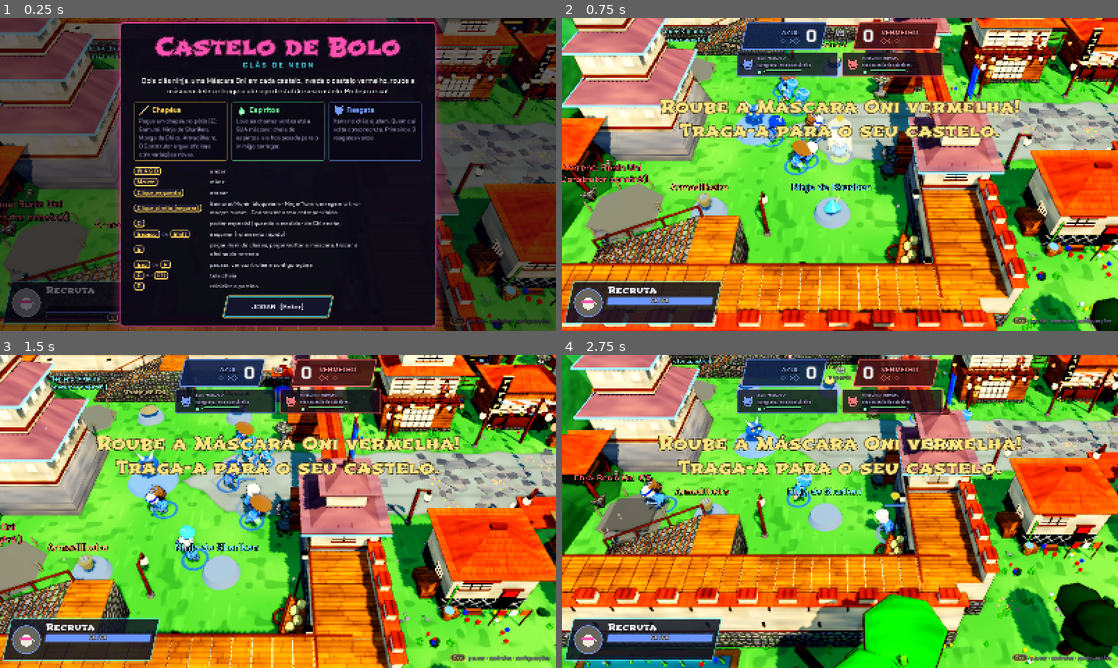
Above: before the commit, frames 1-4 (two rows, left to right).
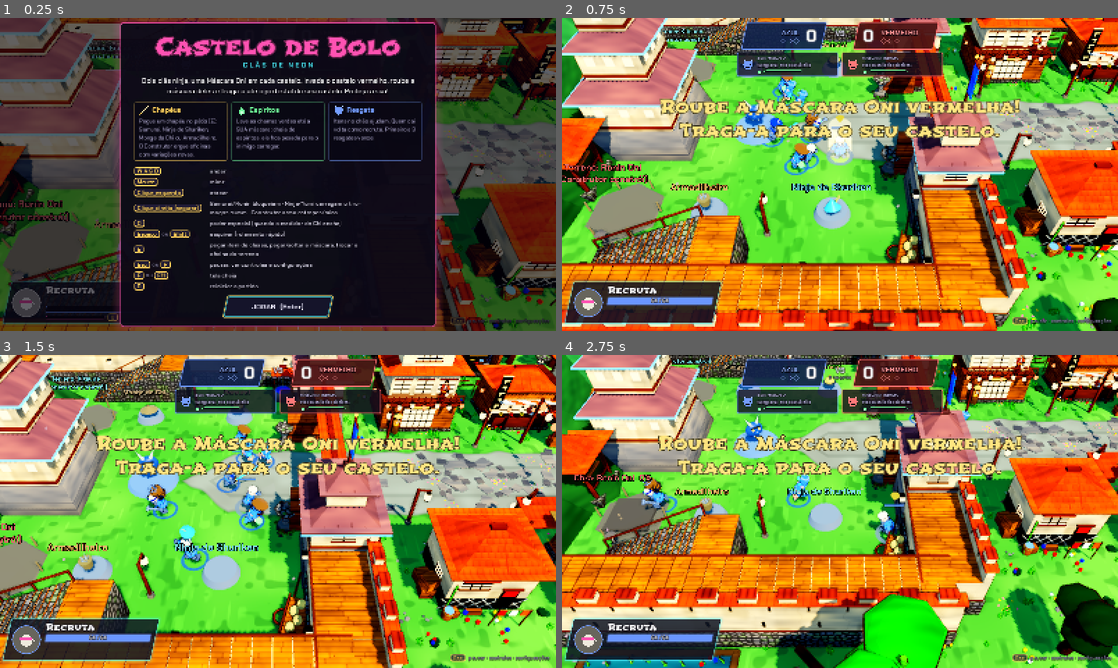
Above: after the commit, the same moments.

Repository: julioraicher/castelo-de-bolo
Game: Godot game, scene res://scenes/main.tscn
Same seed, same stepped clock (60 frames per second), same inputs: the game is played once before the commit and once after it.
Inputs (mouse positions are in pixels of both pictures, inside the frame that each line leads up to):
- Up to frame 1 (0.25 s): no input
- Up to frame 2 (0.75 s): click "JOGAR (Enter)" at 0.5 s
- Up to frame 3 (1.5 s): tap Enter (ui_accept) at 1.25 s; move the mouse to (400, 495) at 1.27 s; press the mouse at (400, 495) at 1.28 s; hold D (move_right) from 1.28 s (still down)
- Up to frame 4 (2.75 s): tap Enter (ui_accept) at 1.52, 2.27 s; move the mouse to (728, 527) at 2.02 s; release D (move_right) at 2.03 s; release the mouse at (728, 527) at 2.03 s; hold S (move_down) from 2.03 s (still down); tap Space (dodge) at 2.1 s

The runs differ from the first frame. In frame 2, 0.8% of the frame differs, in the area x 36-52%, y 18-49%; in frame 3, 1.1%, in the area x 26-50%, y 20-67%; in frame 4, 0.6%.

Commit message:
Ciclo 2.2 Visual, rodada 3 (branch): ninjas com ~3,5 cabeças e marcas que acendem com o poder
- Cabeça 0,58, mãos e pés 1,3, pernas +20% (ClassStats.escala_extremidades, EscalaOssos aceita Vector3 e sobe o quadril)
- toon_time: marcas desenhadas na pose de repouso (CUSTOM0), apagadas sem carga, acesas carregando, selos e olhos brilhando quando pronto
- tools/prancha_poder.gd: prancha antes/vazio/carregando/pronto

Co-Authored-By: Claude Opus 5.5 <noreply@anthropic.com>
Claude-Session: https://claude.ai/code/session_01Vq9a22Cdpr2ZqA1CUrFBQz

Diff:
--- a/assets/shaders/toon_time.gdshader
+++ b/assets/shaders/toon_time.gdshader
@@ -14,6 +14,36 @@
 // puxa para a cor do poder e pulsa quando está pronto.
 instance uniform float poder_carga = 0.0;
 instance uniform vec4 cor_poder : source_color = vec4(1.0, 0.75, 0.3, 1.0);
+// Marcas de poder (Ciclo 2.2): selos desenhados na pose de repouso (CUSTOM0,
+// gravada por NinjaVisual), então ficam grudados no corpo durante a animação.
+// Apagados = traço de tinta fraco; acendem com a carga e pulsam quando pronto.
+// Anéis a cada ~15 cm em braços e pernas e faixas no tronco: maiores que ~2 px na
+// tela a 60-100 px de boneco (Nyquist), e quebrados em "letras" pelo ângulo.
+uniform bool usar_marcas = false;
+uniform float tinta_marcas = 0.25;
+
+varying vec3 v_repouso;
+varying float v_tem_repouso;
+
+void vertex() {
+	v_repouso = CUSTOM0.xyz;
+	v_tem_repouso = CUSTOM0.w;
+}
+
+float marcas(vec3 p) {
+	// Braço em T na pose de repouso: anéis ao longo de x; resto: ao longo de y.
+	bool braco = abs(p.x) > 0.3 && p.y > 0.85;
+	float eixo = braco ? abs(p.x) : p.y;
+	vec2 volta = braco ? p.yz : p.xz;
+	float ang = atan(volta.y, volta.x) / 6.2832 + 0.5;
+	float anel = abs(fract(eixo / 0.15 + 0.2 * sin(ang * 12.566)) - 0.5);
+	float traco = 1.0 - smoothstep(0.06, 0.12, anel);
+	float letra = step(0.5, fract(ang * 4.0 + floor(eixo / 0.15) * 0.37));
+	// Só no meio dos membros e do tronco (nem cabeça, nem mãos, nem pés).
+	float zona = braco ? step(0.4, abs(p.x)) * step(abs(p.x), 0.85)
+			: step(0.2, p.y) * step(p.y, 1.05) * (1.0 - step(0.45, abs(p.x)) * step(0.85, p.y));
+	return traco * letra * zona;
+}
 
 void fragment() {
 	vec3 c;
@@ -38,11 +68,21 @@
 			c = cor_time.rgb * (0.25 + 1.0 * lum);  // roupa
 		}
 	}
+	float pronto = step(0.999, poder_carga) * (0.6 + 0.4 * sin(TIME * 7.0));
+	float m = (usar_marcas && v_tem_repouso > 0.5) ? marcas(v_repouso) : 0.0;
+	c *= 1.0 - m * tinta_marcas * (1.0 - poder_carga);
 	ALBEDO = c;
 	float fres = pow(1.0 - clamp(dot(NORMAL, VIEW), 0.0, 1.0), 3.0);
-	float pronto = step(0.999, poder_carga) * (0.6 + 0.4 * sin(TIME * 7.0));
 	vec3 aura = mix(cor_time.rgb, cor_poder.rgb, poder_carga);
 	EMISSION = aura * fres * (aro + 1.8 * poder_carga * poder_carga + 1.6 * pronto);
+	// Selos acendendo: começam a aparecer com 15% de carga, cheios em 100%.
+	float acende = smoothstep(0.15, 1.0, poder_carga);
+	EMISSION += cor_poder.rgb * m * (2.2 * acende + 1.8 * pronto);
+	// Olhos (traço escuro da textura) brilham com o poder quase cheio.
+	if (!usar_cor_vertice && !usar_cor_fixa) {
+		float olho = 1.0 - step(0.13, dot(sqrt(texture(textura, UV).rgb), vec3(0.299, 0.587, 0.114)));
+		EMISSION += cor_poder.rgb * olho * (3.0 * smoothstep(0.7, 1.0, poder_carga) + 2.0 * pronto);
+	}
 }
 
 void light() {
--- a/config/classes/arqueiro.tres
+++ b/config/classes/arqueiro.tres
@@ -12,7 +12,8 @@
 hat_color = Color(0.3, 0.95, 1, 1)
 hat_style = "capuz"
 estilo_ninja = "_ninja"
-escala_cabeca = 0.8
+escala_cabeca = 0.58
+escala_extremidades = 1.3
 max_hp = 80.0
 move_speed = 6.9
 attack_kind = "ranged"
--- a/config/classes/arqueiro_yumi.tres
+++ b/config/classes/arqueiro_yumi.tres
@@ -12,7 +12,8 @@
 hat_color = Color(0.6, 0.4, 0.2, 1)
 hat_style = "hachimaki"
 estilo_ninja = "_arqueiro_yumi"
-escala_cabeca = 0.8
+escala_cabeca = 0.58
+escala_extremidades = 1.3
 max_hp = 75.0
 attack_kind = "ranged"
 damage = 17.0
--- a/config/classes/bombas_fumaca.tres
+++ b/config/classes/bombas_fumaca.tres
@@ -12,7 +12,8 @@
 hat_color = Color(0.7, 0.7, 0.85, 1)
 hat_style = "capuz"
 estilo_ninja = "_fumaca"
-escala_cabeca = 0.8
+escala_cabeca = 0.58
+escala_extremidades = 1.3
 max_hp = 85.0
 move_speed = 6.6
 attack_kind = "ranged"
--- a/config/classes/carpinteiro.tres
+++ b/config/classes/carpinteiro.tres
@@ -12,7 +12,8 @@
 hat_color = Color(0.85, 0.65, 0.4, 1)
 hat_style = "hachimaki"
 estilo_ninja = "_carpinteiro"
-escala_cabeca = 0.8
+escala_cabeca = 0.58
+escala_extremidades = 1.3
 max_hp = 110.0
 move_speed = 6.7
 damage = 13.0
--- a/config/classes/construtor.tres
+++ b/config/classes/construtor.tres
@@ -12,7 +12,8 @@
 hat_color = Color(1, 0.6, 0.2, 1)
 hat_style = "cesto"
 estilo_ninja = "_armadilheiro"
-escala_cabeca = 0.8
+escala_cabeca = 0.58
+escala_extremidades = 1.3
 max_hp = 100.0
 move_speed = 6.6
 damage = 12.0
--- a/config/classes/guerreiro.tres
+++ b/config/classes/guerreiro.tres
@@ -12,7 +12,8 @@
 hat_color = Color(1, 0.78, 0.3, 1)
 hat_style = "kabuto"
 estilo_ninja = "_samurai"
-escala_cabeca = 0.8
+escala_cabeca = 0.58
+escala_extremidades = 1.3
 max_hp = 140.0
 move_speed = 6.2
 damage = 22.0
--- a/config/classes/kitsune.tres
+++ b/config/classes/kitsune.tres
@@ -12,7 +12,8 @@
 hat_color = Color(0.3, 0.95, 1, 1)
 hat_style = "orelhas"
 estilo_ninja = "_kitsune"
-escala_cabeca = 0.8
+escala_cabeca = 0.58
+escala_extremidades = 1.3
 escala_modelo = 0.96
 max_hp = 80.0
 move_speed = 6.8
--- a/config/classes/lamina_dupla.tres
+++ b/config/classes/lamina_dupla.tres
@@ -12,7 +12,8 @@
 hat_color = Color(0.3, 0.95, 1, 1)
 hat_style = "faixa"
 estilo_ninja = "_lamina_dupla"
-escala_cabeca = 0.8
+escala_cabeca = 0.58
+escala_extremidades = 1.3
 escala_modelo = 0.97
 max_hp = 110.0
 move_speed = 7.2
--- a/config/classes/mestre_polvora.tres
+++ b/config/classes/mestre_polvora.tres
@@ -12,7 +12,8 @@
 hat_color = Color(1, 0.45, 0.08, 1)
 hat_style = "barril"
 estilo_ninja = "_polvora"
-escala_cabeca = 0.8
+escala_cabeca = 0.58
+escala_extremidades = 1.3
 max_hp = 100.0
 move_speed = 6.4
 damage = 12.0
--- a/config/classes/monge.tres
+++ b/config/classes/monge.tres
@@ -12,7 +12,8 @@
 hat_color = Color(0.62, 0.46, 0.24, 1)
 hat_style = "kasa"
 estilo_ninja = "_monge"
-escala_cabeca = 0.8
+escala_cabeca = 0.58
+escala_extremidades = 1.3
 max_hp = 90.0
 move_speed = 6.4
 attack_kind = "healer"
--- a/config/classes/onmyoji.tres
+++ b/config/classes/onmyoji.tres
@@ -12,7 +12,8 @@
 hat_color = Color(0.9, 0.95, 1, 1)
 hat_style = "eboshi"
 estilo_ninja = "_onmyoji"
-escala_cabeca = 0.8
+escala_cabeca = 0.58
+escala_extremidades = 1.3
 max_hp = 85.0
 move_speed = 6.3
 attack_kind = "healer"
--- a/config/classes/recruta.tres
+++ b/config/classes/recruta.tres
@@ -9,7 +9,8 @@
 visible_meshes = PackedStringArray("Barbarian_ArmLeft", "Barbarian_ArmRight", "Barbarian_Body", "Barbarian_Head", "Barbarian_LegLeft", "Barbarian_LegRight")
 hat_color = Color(0.9, 0.88, 0.8, 1)
 estilo_ninja = "_recruta"
-escala_cabeca = 0.8
+escala_cabeca = 0.58
+escala_extremidades = 1.3
 move_speed = 7.0
 damage = 7.0
 attack_range = 2.3
--- a/config/classes/ronin_oni.tres
+++ b/config/classes/ronin_oni.tres
@@ -12,7 +12,8 @@
 hat_color = Color(0.85, 0.12, 0.12, 1)
 hat_style = "mascara_oni"
 estilo_ninja = "_ronin_oni"
-escala_cabeca = 0.8
+escala_cabeca = 0.58
+escala_extremidades = 1.3
 escala_modelo = 1.08
 max_hp = 175.0
 move_speed = 5.8
--- a/scripts/actors/escala_ossos.gd
+++ b/scripts/actors/escala_ossos.gd
@@ -1,11 +1,16 @@
 class_name EscalaOssos
 extends SkeletonModifier3D
-## Muda a escala de alguns ossos depois da animação (ex.: cabeça menor).
-## Roda a cada quadro porque a animação reescreve a pose dos ossos.
+## Muda a escala de alguns ossos depois da animação (cabeça menor, mãos maiores,
+## pernas mais compridas). Roda a cada quadro porque a animação reescreve a pose.
+## Valor float = escala uniforme; Vector3 = escala por eixo do osso (y = ao longo
+## do osso no esqueleto KayKit). `subir_quadril` compensa pernas mais compridas
+## (senão os pés afundam no chão).
 
-## nome do osso -> escala uniforme
+## nome do osso -> float ou Vector3
 var escalas := {}
+var subir_quadril := 0.0
 var _idx := {}
+var _quadril := -1
 
 
 func _process_modification_with_delta(_delta: float) -> void:
@@ -14,7 +19,11 @@
 		return
 	if _idx.is_empty():
 		for nome in escalas:
-			_idx[sk.find_bone(nome)] = escalas[nome]
+			var v = escalas[nome]
+			_idx[sk.find_bone(nome)] = v if v is Vector3 else Vector3.ONE * float(v)
+		_quadril = sk.find_bone("hips")
 	for b in _idx:
 		if b >= 0:
-			sk.set_bone_pose_scale(b, Vector3.ONE * float(_idx[b]))
+			sk.set_bone_pose_scale(b, _idx[b])
+	if subir_quadril != 0.0 and _quadril >= 0:
+		sk.set_bone_pose_position(_quadril, sk.get_bone_pose_position(_quadril) + Vector3(0, subir_quadril, 0))
--- a/scripts/actors/ninja_visual.gd
+++ b/scripts/actors/ninja_visual.gd
@@ -35,7 +35,7 @@
 
 ## Aplica o visual no modelo já instanciado (filho de Unit/_visual).
 ## `corpo` são as malhas visíveis do corpo (já juntadas por Unit).
-static func aplicar(model: Node3D, corpo: Array[MeshInstance3D], estilo: String, time: Color, cabeca: float, contorno: bool) -> MeshInstance3D:
+static func aplicar(model: Node3D, corpo: Array[MeshInstance3D], estilo: String, time: Color, cabeca: float, contorno: bool, extremidades := 1.0) -> MeshInstance3D:
 	var sk: Skeleton3D = model.find_child("Skeleton3D", true, false)
 	if sk == null:
 		return null
@@ -44,12 +44,28 @@
 	var skin: Skin = null
 	for mi in corpo:
 		var tex := _textura(mi)
+		mi.mesh = _com_pose_de_repouso(mi.mesh)
 		mi.material_override = _material_corpo(tex, time, contorno)
 		if mi.skin and skin == null:
 			skin = mi.skin
-	if cabeca != 1.0:
+	if cabeca != 1.0 or extremidades != 1.0:
 		var mod := EscalaOssos.new()
 		mod.escalas = {"head": cabeca}
+		for osso in ["hand.l", "hand.r"]:
+			mod.escalas[osso] = extremidades
+		if cabeca < 0.8:
+			# Proporção ~3,5 cabeças (Ciclo 2.2): além da cabeça menor, pernas
+			# 20% mais compridas (coxa e canela no eixo do osso); o pé desfaz o
+			# esticão herdado e ganha o tamanho de `extremidades`.
+			var perna := 1.2
+			for lado in [".l", ".r"]:
+				mod.escalas["upperleg" + lado] = Vector3(1.0, perna, 1.0)
+				mod.escalas["lowerleg" + lado] = Vector3(1.0, perna, 1.0)
+				mod.escalas["foot" + lado] = Vector3(extremidades, extremidades / (perna * perna), extremidades)
+			mod.subir_quadril = (0.52 - 0.15) * (perna - 1.0)
+		else:
+			for osso in ["foot.l", "foot.r"]:
+				mod.escalas[osso] = extremidades
 		sk.add_child(mod)
 	if estilo == "" or skin == null:
 		return null
@@ -71,6 +87,37 @@
 	return pecas
 
 
+static var _repouso_cache := {}   # Mesh -> Mesh com CUSTOM0
+
+
+## Copia a malha guardando a posição de repouso de cada vértice em CUSTOM0.
+## As marcas de poder (toon_time.gdshader) são desenhadas nessa posição, então
+## ficam grudadas no corpo quando o boneco anima (em VERTEX elas "nadariam").
+static func _com_pose_de_repouso(mesh: Mesh) -> Mesh:
+	if mesh == null or not mesh is ArrayMesh:
+		return mesh
+	if _repouso_cache.has(mesh):
+		return _repouso_cache[mesh]
+	var novo := ArrayMesh.new()
+	for s in mesh.get_surface_count():
+		var arr := mesh.surface_get_arrays(s)
+		var vs: PackedVector3Array = arr[Mesh.ARRAY_VERTEX]
+		var c0 := PackedFloat32Array()
+		c0.resize(vs.size() * 4)
+		for i in vs.size():
+			c0[i * 4] = vs[i].x
+			c0[i * 4 + 1] = vs[i].y
+			c0[i * 4 + 2] = vs[i].z
+			c0[i * 4 + 3] = 1.0
+		arr[Mesh.ARRAY_CUSTOM0] = c0
+		var flags: int = mesh.surface_get_format(s) & Mesh.ARRAY_FLAG_USE_8_BONE_WEIGHTS
+		flags |= Mesh.ARRAY_CUSTOM_RGBA_FLOAT << Mesh.ARRAY_FORMAT_CUSTOM0_SHIFT
+		novo.add_surface_from_arrays(mesh.surface_get_primitive_type(s), arr, [], {}, flags)
+		novo.surface_set_material(s, mesh.surface_get_material(s))
+	_repouso_cache[mesh] = novo
+	return novo
+
+
 static func _textura(mi: MeshInstance3D) -> Texture2D:
 	var m := mi.mesh.surface_get_material(0) if mi.mesh else null
 	if m is StandardMaterial3D:
@@ -89,6 +136,7 @@
 		m.shader = TOON
 		m.set_shader_parameter("textura", tex)
 		m.set_shader_parameter("cor_time", time)
+		m.set_shader_parameter("usar_marcas", true)
 		if contorno:
 			m.next_pass = _contorno()
 		_corpo_cache[key] = m
--- a/scripts/actors/unit.gd
+++ b/scripts/actors/unit.gd
@@ -185,7 +185,7 @@
 				mi.material_override = mat
 	_merge_body_parts()
 	if stats.estilo_ninja != "" or stats.escala_cabeca != 1.0:
-		var pecas := NinjaVisual.aplicar(_model, _meshes, stats.estilo_ninja, Config.team_color(team), stats.escala_cabeca, Settings.quality >= 2)
+		var pecas := NinjaVisual.aplicar(_model, _meshes, stats.estilo_ninja, Config.team_color(team), stats.escala_cabeca, Settings.quality >= 2, stats.escala_extremidades)
 		if pecas:
 			_meshes.append(pecas)
 	_model.scale = Vector3.ONE * stats.escala_modelo
--- a/scripts/data/class_stats.gd
+++ b/scripts/data/class_stats.gd
@@ -23,6 +23,8 @@
 @export var estilo_ninja := ""
 ## Escala da cabeça (1 = KayKit original; menor = proporção mais realista).
 @export var escala_cabeca := 1.0
+## Escala de mãos e pés (golpe e passo leem de longe; Ciclo 2.2).
+@export var escala_extremidades := 1.0
 ## Escala do boneco inteiro (Ronin maior, Kitsune mais miúda).
 @export var escala_modelo := 1.0
 ## Multiplicador da animação exagerada desta classe (GameConfig.exagero_animacao).
--- a/tools/gerar_classes.gd
+++ b/tools/gerar_classes.gd
@@ -12,7 +12,8 @@
 	"Barbarian": ["Barbarian_ArmLeft", "Barbarian_ArmRight", "Barbarian_Body", "Barbarian_Head", "Barbarian_LegLeft", "Barbarian_LegRight"],
 }
 
-const CABECA := 0.8
+const CABECA := 0.58
+const EXTREMIDADES := 1.3
 
 ## arquivo -> campos. "glb" escolhe o corpo; o resto vai direto para ClassStats.
 var CLASSES := {
@@ -100,6 +101,7 @@
 		var novo: Resource = script.new()  # começa do padrão para não herdar campos velhos
 		novo.id = StringName(nome)
 		novo.escala_cabeca = CABECA
+		novo.escala_extremidades = EXTREMIDADES
 		novo.model = load("res://assets/characters/%s.glb" % d.glb)
 		novo.visible_meshes = PackedStringArray(CORPO[d.glb])
 		for k in d:
--- /dev/null
+++ b/tools/prancha_poder.gd
@@ -0,0 +1,94 @@
+extends SceneTree
+## Prancha da rodada 3 do Ciclo 2.2: proporção nova (~3,5 cabeças, mãos e pés
+## maiores) e marcas de poder acendendo com o medidor. Colunas: antes (cabeça
+## 0,8), carga 0, carga 0,6 e pronto (1,0). Fileiras: as classes pedidas.
+##   xvfb-run -a -s "-screen 0 1600x900x24" godot --path . --rendering-driver opengl3 \
+##     --rendering-method gl_compatibility --audio-driver Dummy -s tools/prancha_poder.gd -- SAIDA.png [classes]
+
+const AZUL := Color(0.16, 0.45, 1.0)
+const COLUNAS := [["antes", 0.0], ["apagado", 0.0], ["carregando", 0.6], ["pronto", 1.0]]
+
+var classes := ["guerreiro", "arqueiro", "monge", "construtor"]
+var cena: Node3D
+
+
+func _init() -> void:
+	_rodar.call_deferred()
+
+
+func _rodar() -> void:
+	var args := OS.get_cmdline_user_args()
+	var saida: String = args[0]
+	if args.size() > 1:
+		classes = Array(args[1].split(","))
+	root.size = Vector2i(1600, 900)
+	cena = Node3D.new()
+	root.add_child(cena)
+	_ambiente()
+	for f in classes.size():
+		var cls: Resource = load("res://config/classes/%s.tres" % classes[f])
+		for c in COLUNAS.size():
+			var antes: bool = COLUNAS[c][0] == "antes"
+			var b := _boneco(cls, 0.8 if antes else cls.escala_cabeca, 1.0 if antes else cls.escala_extremidades, COLUNAS[c][1])
+			b.position = Vector3((f * COLUNAS.size() + c - (classes.size() * COLUNAS.size() - 1) / 2.0) * 1.45 + (f - (classes.size() - 1) / 2.0) * 0.9, 0, 0)
+			b.rotation.y = -0.45
+	var cam := Camera3D.new()
+	cam.fov = 30
+	cena.add_child(cam)
+	cam.position = Vector3(0, 3.0, 29.0)
+	cam.look_at(Vector3(0, 1.0, 0))
+	for i in 12:
+		await process_frame
+	await RenderingServer.frame_post_draw
+	root.get_texture().get_image().save_png(saida)
+	quit()
+
+
+func _boneco(cls: Resource, cabeca: float, ext: float, carga: float) -> Node3D:
+	var n: Node3D = cls.model.instantiate()
+	cena.add_child(n)
+	var corpo: Array[MeshInstance3D] = []
+	for mi: MeshInstance3D in n.find_children("*", "MeshInstance3D", true, false):
+		mi.visible = mi.name in cls.visible_meshes
+		if mi.visible:
+			corpo.append(mi)
+	NinjaVisual.aplicar(n, corpo, cls.estilo_ninja, AZUL, cabeca, true, ext)
+	n.scale = Vector3.ONE * cls.escala_modelo
+	for gi: GeometryInstance3D in n.find_children("*", "GeometryInstance3D", true, false):
+		gi.set_instance_shader_parameter("poder_carga", carga)
+		gi.set_instance_shader_parameter("cor_poder", cls.hat_color)
+	var ap: AnimationPlayer = n.find_children("*", "AnimationPlayer", true, false)[0]
+	ap.play(cls.anim_idle)
+	ap.seek(0.3, true)
+	ap.pause()
+	return n
+
+
+func _ambiente() -> void:
+	var env := Environment.new()
+	env.background_mode = Environment.BG_COLOR
+	env.background_color = Color(0.09, 0.07, 0.12)
+	env.ambient_light_source = Environment.AMBIENT_SOURCE_COLOR
+	env.ambient_light_color = Color(0.6, 0.55, 0.7)
+	env.ambient_light_energy = 0.5
+	env.glow_enabled = true
+	env.glow_intensity = 0.6
+	env.glow_hdr_threshold = 1.0
+	env.tonemap_mode = Environment.TONE_MAPPER_FILMIC
+	var we := WorldEnvironment.new()
+	we.environment = env
+	cena.add_child(we)
+	var sol := DirectionalLight3D.new()
+	sol.light_color = Color(1.0, 0.75, 0.5)
+	sol.light_energy = 1.1
+	sol.rotation_degrees = Vector3(-35, 30, 0)
+	sol.shadow_enabled = true
+	cena.add_child(sol)
+	var chao := MeshInstance3D.new()
+	var pm := PlaneMesh.new()
+	pm.size = Vector2(40, 30)
+	chao.mesh = pm
+	var m := StandardMaterial3D.new()
+	m.albedo_color = Color(0.22, 0.2, 0.24)
+	chao.material_override = m
+	cena.add_child(chao)
Not shown, added: tools/prancha_poder.gd.uid
